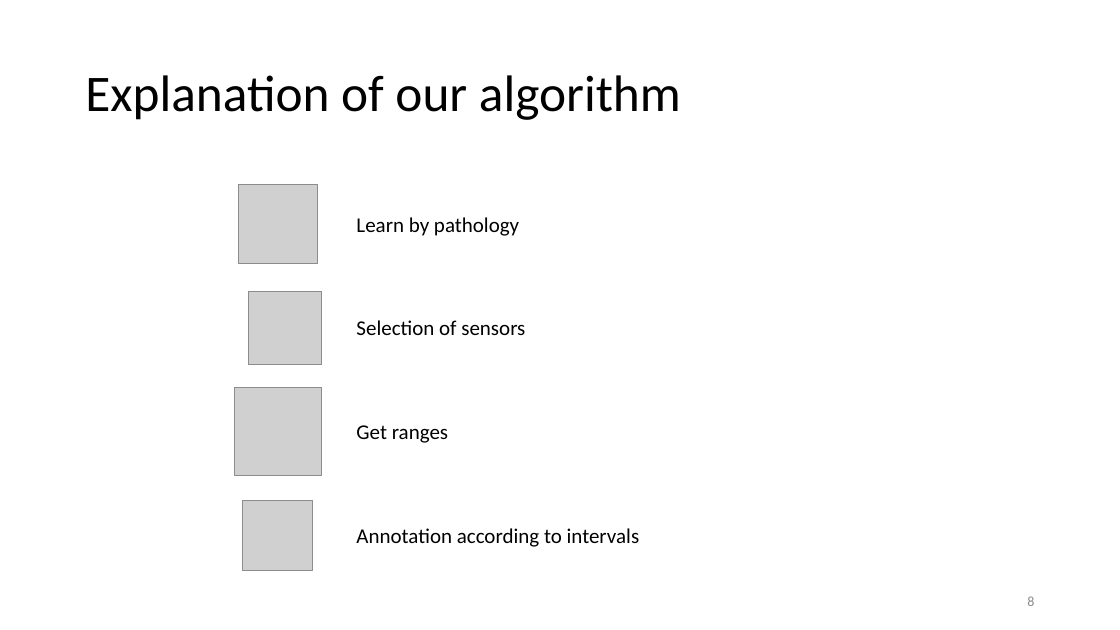
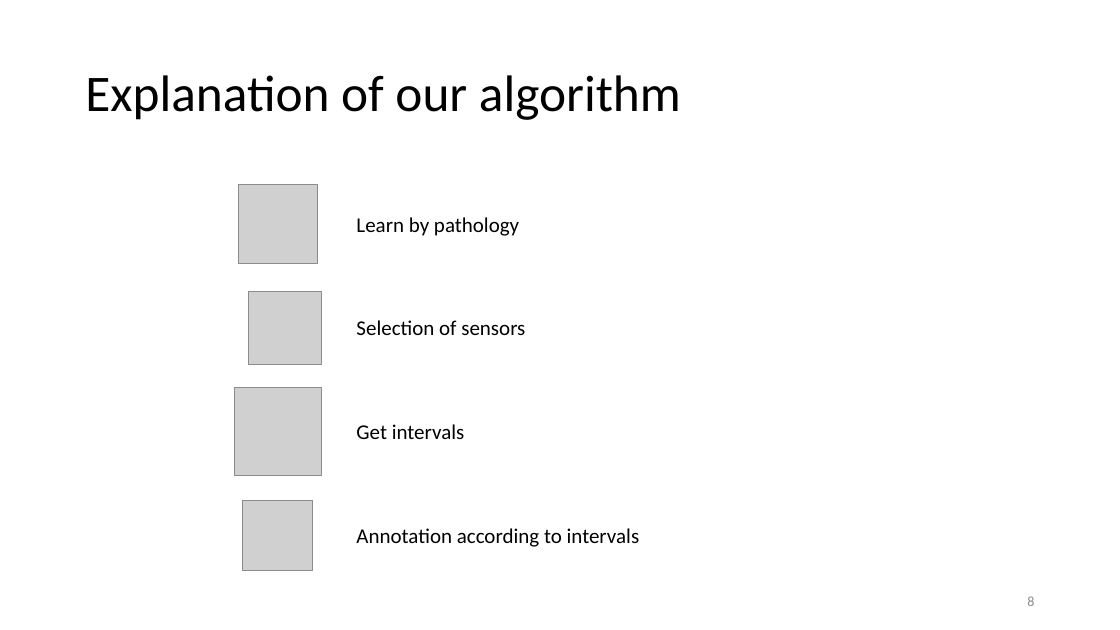
Before and after one commit to fourastiemarvin/Data-mining-project-2019, a slide deck: slide 8 of docs/Présentation_Data_Mining.pptx. Drawn at 1120x630 pixels with LibreOffice and Linux fonts; fonts in the diff are those of the drawing; grey boxes stand for pictures. Boxes give left, top, right and bottom in pixels: in the first picture for what was removed or moved away, otherwise in the second. Text is boxed around its words. In the diff, an @@ line names an element or a change of style, - is before the commit and + after.

```diff
--- a/docs/Présentation_Data_Mining.pptx
+++ b/docs/Présentation_Data_Mining.pptx
@@ text at (356,424,465,439): text changed @@
-Get ranges
+Get intervals
```
Also in this commit, not shown: 2 other slides changed, 2 slides added, 1 slide removed, 1 other file.
